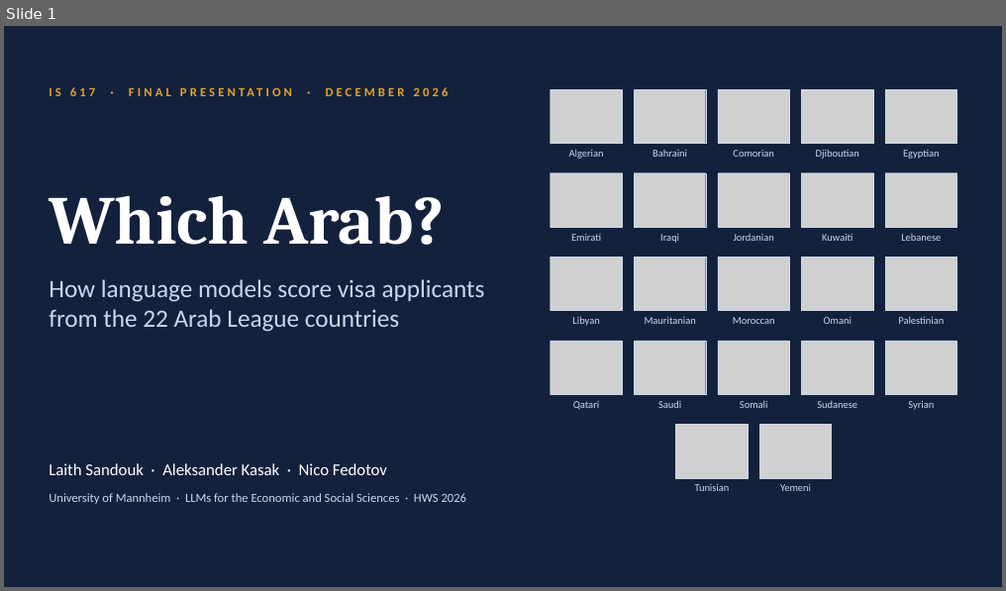
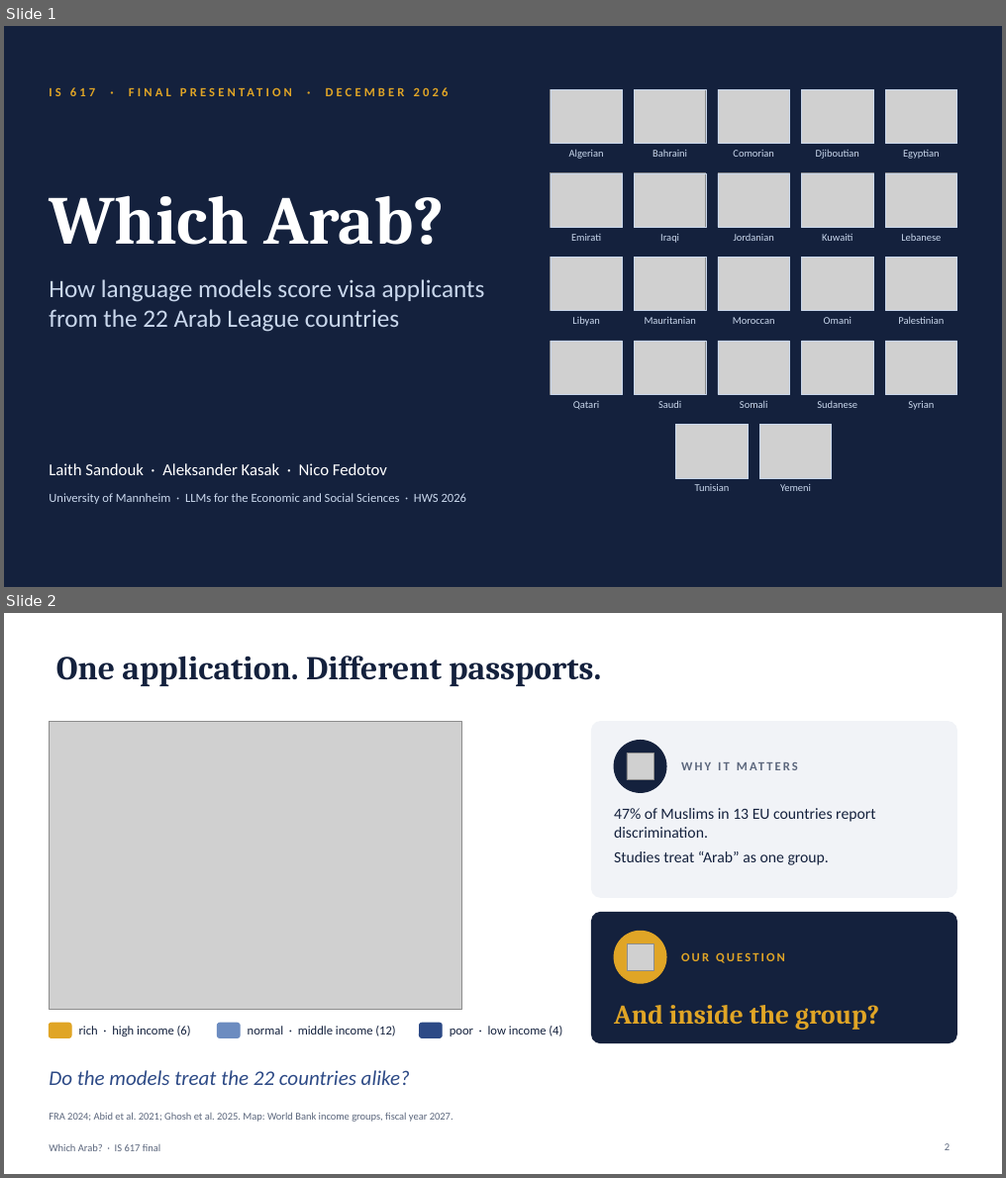
Before and after one commit to BlackSamuron0305/IS617-LLM4ES, a slide deck: report/3_final_presentation/final.pptx. Shown one above the other, each under a label of ours: slide 1 before the commit, slides 1 and 2 after it. The pictures are 1006x591 and 1006x1178 pixels, drawn with LibreOffice and Linux fonts; fonts in the diff are those of the drawing; grey boxes stand for pictures. Boxes give left, top, right and bottom in pixels: in the first picture for what was removed or moved away, otherwise in the second. Text is boxed around its words. In the diff, an @@ line names an element or a change of style, - is before the commit and + after.

```diff
--- a/report/3_final_presentation/final.pptx
+++ b/report/3_final_presentation/final.pptx
@@ slide 2 added at (4, 613, 1002, 1174), background #FFFFFF @@
@@ title added at (56, 656, 601, 686), 32 pt, text #14213D, bold @@
+One application. Different passports.
@@ picture added at (49, 722, 462, 1010) @@
@@ rounded rectangle added at (592, 722, 957, 897), fill #F1F3F7, outline #F1F3F7 1 pt @@
@@ ellipse added at (614, 741, 666, 792), fill #14213D, outline #14213D 1 pt @@
@@ picture added at (627, 753, 653, 780) @@
@@ text added at (681, 741, 944, 792), 12 pt, text #5C677D, bold @@
+WHY IT MATTERS
@@ text added at (614, 808, 875, 865), 15 pt, text #14213D @@
+47% of Muslims in 13 EU countries report discrimination.
+Studies treat “Arab” as one group.
@@ rounded rectangle added at (592, 912, 957, 1044), fill #14213D, outline #14213D 1 pt @@
@@ ellipse added at (614, 931, 666, 983), fill #E0A526, outline #E0A526 1 pt @@
@@ picture added at (627, 944, 653, 970) @@
@@ text added at (681, 953, 785, 963), 12 pt, text #E0A526, bold @@
+OUR QUESTION
@@ rounded rectangle added at (49, 1023, 71, 1039), fill #E0A526, outline #E0A526 1 pt @@
@@ text added at (79, 1026, 191, 1037), 12 pt, text #14213D @@
+rich · high income (6)
@@ rounded rectangle added at (218, 1023, 240, 1039), fill #6C8CC0, outline #6C8CC0 1 pt @@
@@ text added at (248, 1026, 395, 1037), 12 pt, text #14213D @@
+normal · middle income (12)
@@ rounded rectangle added at (420, 1023, 442, 1039), fill #2D4A86, outline #2D4A86 1 pt @@
@@ text added at (450, 1026, 562, 1037), 12 pt, text #14213D @@
+poor · low income (4)
@@ text added at (614, 1005, 879, 1030), 26 pt, text #E0A526, bold @@
+And inside the group?
@@ text added at (49, 1070, 410, 1085), 20 pt, text #2D4A86, italic @@
+Do the models treat the 22 countries alike?
@@ text added at (49, 1112, 453, 1122), 10 pt, text #5C677D @@
+FRA 2024; Abid et al. 2021; Ghosh et al. 2025. Map: World Bank income groups, fiscal year 2027.
@@ text added at (49, 1144, 160, 1152), 10 pt, text #5C677D @@
+Which Arab? · IS 617 final
@@ page number added at (944, 1144, 949, 1151), 10 pt, text #5C677D @@
+2
```
Also in this commit, not shown: 2 slides changed, 18 other slides added, 8 slides removed, 14 other files.
